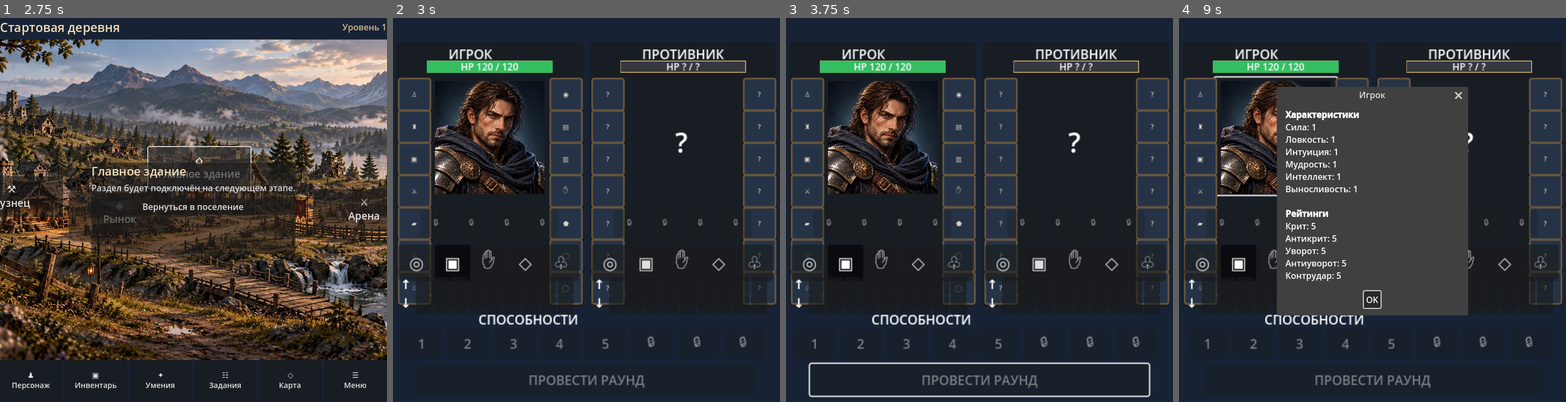
Above: before the commit, frames 1-4 (left to right).
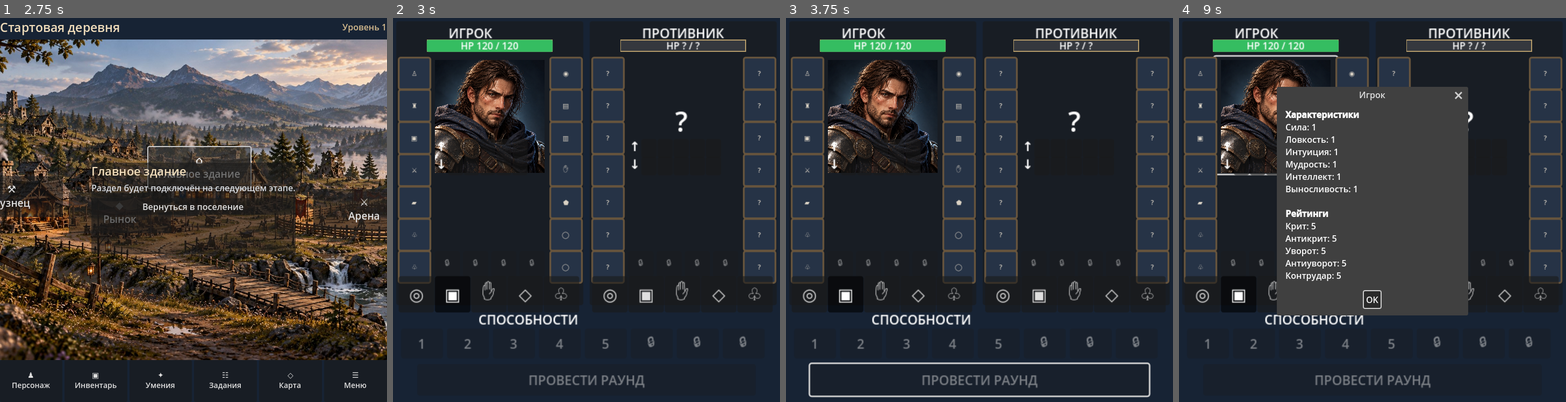
Above: after the commit, the same moments.

Repository: Archoniou1987/Battle-of-Artheon
Game: Godot game, scene res://scenes/main/main.tscn
Two runs of this game, one before a commit and one after it. Both use one fixed random seed, a clock stepped at 60 frames per second and the inputs below.
Inputs (mouse positions are in pixels of both pictures, inside the frame that each line leads up to):
- Up to frame 1 (2.75 s): click "⚒ Кузнец" at 0.5 s; click "◆ Рынок" at 1.25 s; click "⌂ Главное здание" at 2 s
- Up to frame 2 (3 s): click "⚔ Арена" at 2.75 s
- Up to frame 3 (3.75 s): click "♟ Персонаж" at 3.5 s
- Up to frame 4 (9 s): click "▣ Инвентарь" at 4.25 s; click "✦ Умения" at 5 s; click "☷ Задания" at 5.75 s; click "◇ Карта" at 6.5 s; click "☰ Меню" at 7.25 s; click "Вернуться в поселение" at 8 s; click (1275, 137) at 8.77 s

Frame 1 is identical in both runs. In frame 2, 20% of the frame differs, in the area x 1-100%, y 2-77%; in frame 3, 20%; in frame 4, 15%.

Commit message:
Fit elixirs alongside bottom equipment and move combat controls within 480px arena

Diff:
--- a/ui/arena/arena_screen.gd
+++ b/ui/arena/arena_screen.gd
@@ -136,8 +136,8 @@
 	refresh()
 
 func _build_square() -> void:
-	_build_fighter(Vector2(4, 34), true)
-	_build_fighter(Vector2(244, 34), false)
+	_build_fighter(Vector2(4, 8), true)
+	_build_fighter(Vector2(244, 8), false)
 	var ability_title := Label.new()
 	ability_title.text = "СПОСОБНОСТИ"
 	ability_title.position = Vector2(106, 366)
@@ -165,7 +165,7 @@
 func _build_fighter(origin: Vector2, is_player: bool) -> void:
 	var panel := PanelContainer.new()
 	panel.position = origin
-	panel.custom_minimum_size = Vector2(232, 328)
+	panel.custom_minimum_size = Vector2(232, 352)
 	square_content.add_child(panel)
 	var inner := Control.new()
 	inner.custom_minimum_size = Vector2(232, 328)
@@ -237,12 +237,12 @@
 	if is_player:
 		hp_label = health
 	var elixir_row := HBoxContainer.new()
-	elixir_row.position = Vector2(30, 208)
-	elixir_row.add_theme_constant_override("separation", 5)
+	elixir_row.position = Vector2(48, 285)
+	elixir_row.add_theme_constant_override("separation", 4)
 	inner.add_child(elixir_row)
 	for elixir_index in range(4):
 		var elixir_button := Button.new()
-		elixir_button.custom_minimum_size = Vector2(39, 34)
+		elixir_button.custom_minimum_size = Vector2(31, 32)
 		elixir_button.add_theme_font_size_override("font_size", 10)
 		elixir_button.disabled = true # UI only; no consumption or round action yet.
 		elixir_row.add_child(elixir_button)
@@ -252,7 +252,7 @@
 			enemy_elixir_slots.append(elixir_button)
 	_update_elixir_slots()
 	var zone_row := HBoxContainer.new()
-	zone_row.position = Vector2(3, 251)
+	zone_row.position = Vector2(3, 316)
 	zone_row.add_theme_constant_override("separation", 1)
 	inner.add_child(zone_row)
 	for index in range(ZONES.size()):
@@ -261,7 +261,7 @@
 		button.text = ZONE_ICONS[index]
 		button.add_theme_font_size_override("font_size", 21)
 		button.tooltip_text = ZONE_NAMES[index]
-		button.custom_minimum_size = Vector2(44, 38)
+		button.custom_minimum_size = Vector2(44, 34)
 		button.toggle_mode = true
 		button.button_pressed = is_player and zone == "chest"
 		button.pressed.connect(_select_zone.bind(is_player, zone))
@@ -272,16 +272,16 @@
 			attack_buttons.append(button)
 	for row_type in ["Баффы", "Дебаффы"]:
 		var row := HBoxContainer.new()
-		row.position = Vector2(5, 291 if row_type == "Баффы" else 314)
-		row.add_theme_constant_override("separation", 2)
+		row.position = Vector2(49, 146 if row_type == "Баффы" else 168)
+		row.add_theme_constant_override("separation", 1)
 		inner.add_child(row)
 		var label := Label.new()
 		label.text = "↑" if row_type == "Баффы" else "↓"
-		label.custom_minimum_size.x = 17
+		label.custom_minimum_size.x = 13
 		row.add_child(label)
-		for i in range(9):
+		for i in range(5):
 			var icon := PanelContainer.new()
-			icon.custom_minimum_size = Vector2(20, 20)
+			icon.custom_minimum_size = Vector2(19, 19)
 			icon.tooltip_text = "Нет эффекта"
 			row.add_child(icon)
 		effects_rows[("player_" if is_player else "enemy_") + row_type] = row
